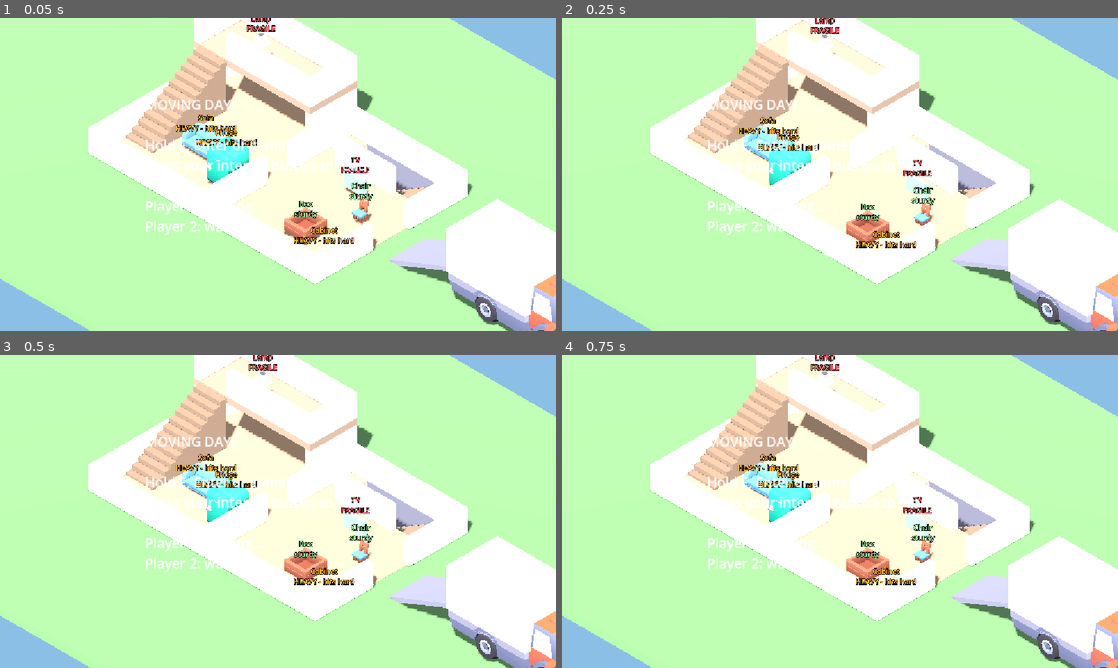
Above: before the commit, frames 1-4 (two rows, left to right).
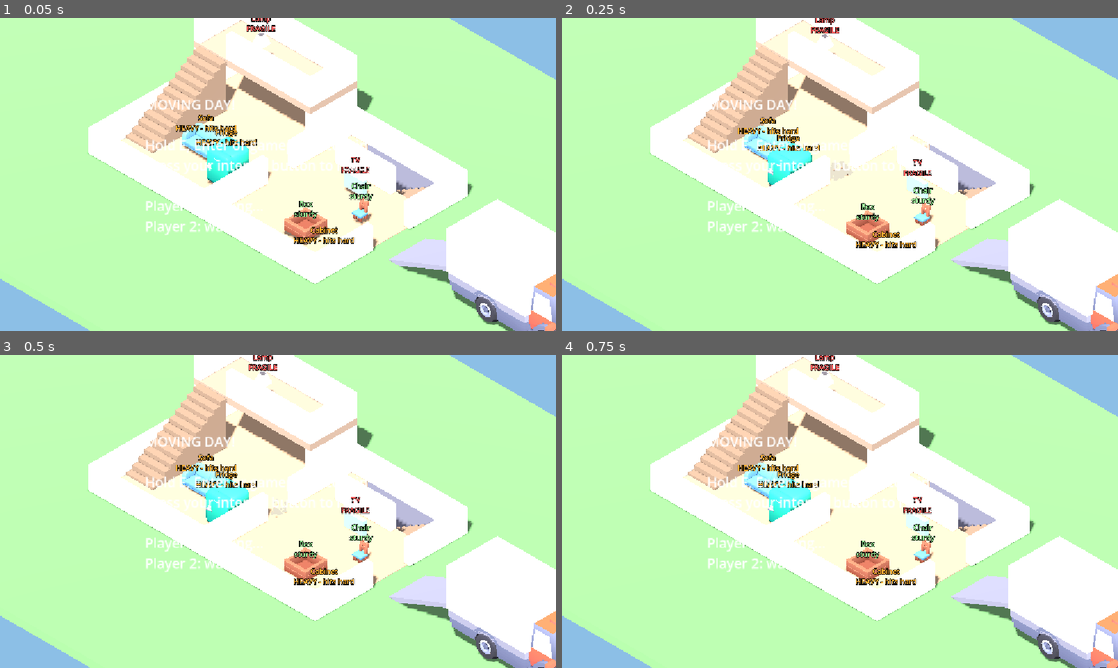
Above: after the commit, the same moments.

Repository: a-bagnall/MovingDay
Game: Godot game, scene res://scenes/levels/test_house.tscn
Same seed, same stepped clock (60 frames per second), same inputs: the game is played once before the commit and once after it.
Inputs:
- Up to frame 1 (0.05 s): no input
- Up to frame 2 (0.25 s): no input
- Up to frame 3 (0.5 s): no input
- Up to frame 4 (0.75 s): tap Enter at 0.5 s; hold D from 0.53 s (still down); tap R at 0.6 s

Frame 1 is identical in both runs. In frame 2, 0.7% of the frame differs, in the area x 35-67%, y 0-73%; in frame 3, less than 0.1%; in frame 4, nothing differs.

Commit message:
feat(feedback): grip wobble, grab pop, landing dust and damage popups
Items wobble as grip fails, squash on grab and landing, puff dust when
they hit the ground, and shake with a floating -$ popup when damaged.

Diff:
--- a/scripts/characters/player.gd
+++ b/scripts/characters/player.gd
@@ -38,6 +38,7 @@
 var _interact_prev := false
 var _prev_input_dir := Vector3.ZERO
 var _stumble_left := 0.0
+var _pop_tween: Tween
 
 
 func _ready() -> void:
@@ -131,6 +132,17 @@
 	if interact_held and not _interact_prev and can_interact:
 		_interact()
 	_interact_prev = interact_held
+
+
+## Quick squash-and-stretch, used when snapping onto a grip.
+func pop() -> void:
+	if _visual == null:
+		return
+	if _pop_tween:
+		_pop_tween.kill()
+	_visual.scale = Vector3(1.2, 0.8, 1.2)
+	_pop_tween = create_tween().set_trans(Tween.TRANS_ELASTIC).set_ease(Tween.EASE_OUT)
+	_pop_tween.tween_property(_visual, "scale", Vector3.ONE, 0.45)
 
 
 ## Called when the player loses their grip on something heavy.
--- a/scripts/furniture/furniture.gd
+++ b/scripts/furniture/furniture.gd
@@ -37,6 +37,14 @@
 const HOLD_GRAVITY_SCALE := 0.6   ## Gravity while fully lifted (1.0 = full weight, lower = floatier).
 const HELD_ANGULAR_DAMP := 4.0     ## Rotational drag while held; higher = less wobble and swing.
 const DISSOLVE_TIME := 0.8
+## Feedback ("pizzazz")
+const WOBBLE_START := 0.65         ## Below this grip strength the item starts to wobble.
+const WOBBLE_ANGLE := 0.24         ## Max wobble tilt in radians at zero grip.
+const LAND_SPEED := 1.5            ## Downward speed (m/s) that counts as a landing thud.
+const DUST_FULL_SPEED := 6.0       ## Landing speed that produces the biggest puff.
+
+static var _dust_mesh: SphereMesh
+static var _dust_curve: Curve
 
 var total_damage: float = 0.0
 var in_truck: bool = false
@@ -51,6 +59,10 @@
 var _grip_strength := 1.0       ## 1 = secure, 0 = slips free. Only drains when under-staffed.
 var _damage_cooldown := 0.0
 var _flash := 0.0
+var _time := 0.0
+var _shake := 0.0               ## Damage jitter, 1 -> 0.
+var _prev_vy := 0.0
+var _pop_tween: Tween
 var _material: StandardMaterial3D
 var _base_color := Color(0.7, 0.55, 0.4)
 
@@ -216,6 +228,8 @@
 	player.add_collision_exception_with(self)
 	sleeping = false
 	angular_damp = HELD_ANGULAR_DAMP
+	_pop(0.8)
+	player.pop()
 	return true
 
 
@@ -232,11 +246,109 @@
 		angular_damp = 1.5
 
 
+# --- feedback -------------------------------------------------------------
+
+func _process(delta: float) -> void:
+	if is_delivered or _visual == null:
+		return
+	_time += delta
+	# Wobble grows as grip fails, warning the players before the item drops.
+	var wobble := 0.0
+	if is_held():
+		wobble = clampf((WOBBLE_START - _grip_strength) / WOBBLE_START, 0.0, 1.0)
+	var tilt := wobble * WOBBLE_ANGLE
+	_visual.rotation = Vector3(sin(_time * 23.0) * tilt, 0.0, sin(_time * 19.0 + 1.0) * tilt)
+	_shake = maxf(_shake - delta * 4.0, 0.0)
+	_visual.position = Vector3(randf_range(-1.0, 1.0), 0.0, randf_range(-1.0, 1.0)) * _shake * 0.08
+
+
+## Squash-and-stretch bounce on the visual. Strength 1 is a full pop.
+func _pop(strength: float = 1.0) -> void:
+	if _visual == null or is_delivered:
+		return
+	if _pop_tween:
+		_pop_tween.kill()
+	_visual.scale = Vector3(1.0 + 0.18 * strength, 1.0 - 0.15 * strength, 1.0 + 0.18 * strength)
+	_pop_tween = create_tween().set_trans(Tween.TRANS_ELASTIC).set_ease(Tween.EASE_OUT)
+	_pop_tween.tween_property(_visual, "scale", Vector3.ONE, 0.45)
+
+
+## Detects the moment a falling item stops and answers with a thud: dust and a squash.
+func _check_landing() -> void:
+	var vy := linear_velocity.y
+	if not in_truck and not is_delivered and _prev_vy < -LAND_SPEED and vy > -0.5:
+		var strength := clampf(-_prev_vy / DUST_FULL_SPEED, 0.3, 1.5)
+		_spawn_dust(strength)
+		_pop(strength)
+	_prev_vy = vy
+
+
+func _spawn_dust(strength: float) -> void:
+	var parent := get_parent()
+	if parent == null:
+		return
+	if _dust_mesh == null:
+		_dust_mesh = SphereMesh.new()
+		_dust_mesh.radius = 0.12
+		_dust_mesh.height = 0.24
+		_dust_mesh.radial_segments = 6
+		_dust_mesh.rings = 3
+		var mat := StandardMaterial3D.new()
+		mat.shading_mode = BaseMaterial3D.SHADING_MODE_UNSHADED
+		mat.albedo_color = Color(0.93, 0.9, 0.82)
+		_dust_mesh.material = mat
+		_dust_curve = Curve.new()
+		_dust_curve.add_point(Vector2(0.0, 1.0))
+		_dust_curve.add_point(Vector2(1.0, 0.0))
+
+	var p := CPUParticles3D.new()
+	p.mesh = _dust_mesh
+	p.amount = int(8 + 10 * strength)
+	p.lifetime = 0.55
+	p.one_shot = true
+	p.explosiveness = 1.0
+	p.direction = Vector3.UP
+	p.spread = 85.0
+	p.gravity = Vector3(0.0, -1.5, 0.0)
+	p.initial_velocity_min = 0.8 * strength
+	p.initial_velocity_max = 2.2 * strength
+	p.scale_amount_min = 0.6
+	p.scale_amount_max = 1.3
+	p.scale_amount_curve = _dust_curve
+	p.emission_shape = CPUParticles3D.EMISSION_SHAPE_SPHERE
+	p.emission_sphere_radius = maxf(_size.x, _size.z) * 0.35
+	parent.add_child(p)
+	p.global_position = global_position + Vector3(0.0, -_size.y * 0.5, 0.0)
+	p.emitting = true
+	get_tree().create_timer(p.lifetime + 0.3).timeout.connect(p.queue_free)
+
+
+func _show_damage_popup(amount: float) -> void:
+	var parent := get_parent()
+	if parent == null:
+		return
+	var label := Label3D.new()
+	label.text = "-$%d" % maxi(roundi(amount), 1)
+	label.modulate = Color(1.0, 0.3, 0.3)
+	label.outline_size = 10
+	label.billboard = BaseMaterial3D.BILLBOARD_ENABLED
+	label.no_depth_test = true
+	label.pixel_size = 0.012
+	label.font_size = 44
+	parent.add_child(label)
+	label.global_position = global_position + Vector3(0.0, _size.y * 0.5 + 0.9, 0.0)
+	var tween := label.create_tween()
+	tween.tween_property(label, "global_position:y", label.global_position.y + 1.1, 0.9)
+	tween.parallel().tween_property(label, "scale", Vector3.ONE * 0.3, 0.5).set_delay(0.4)
+	tween.tween_callback(label.queue_free)
+
+
 # --- carrying physics -----------------------------------------------------
 
 func _physics_process(delta: float) -> void:
 	_damage_cooldown = maxf(_damage_cooldown - delta, 0.0)
 	_update_flash(delta)
+	_check_landing()
 
 	if _holders.is_empty():
 		return
@@ -345,6 +457,10 @@
 func deliver() -> void:
 	is_delivered = true
 	in_truck = true
+	if _pop_tween:
+		_pop_tween.kill()
+	_visual.rotation = Vector3.ZERO
+	_visual.position = Vector3.ZERO
 	remove_from_group("furniture")
 	freeze = true
 	collision_layer = 0
@@ -390,6 +506,8 @@
 	total_damage += amount
 	_damage_cooldown = 0.25
 	_flash = 1.0
+	_shake = 1.0
+	_show_damage_popup(amount)
 	damaged.emit(amount, total_damage)
 
 
